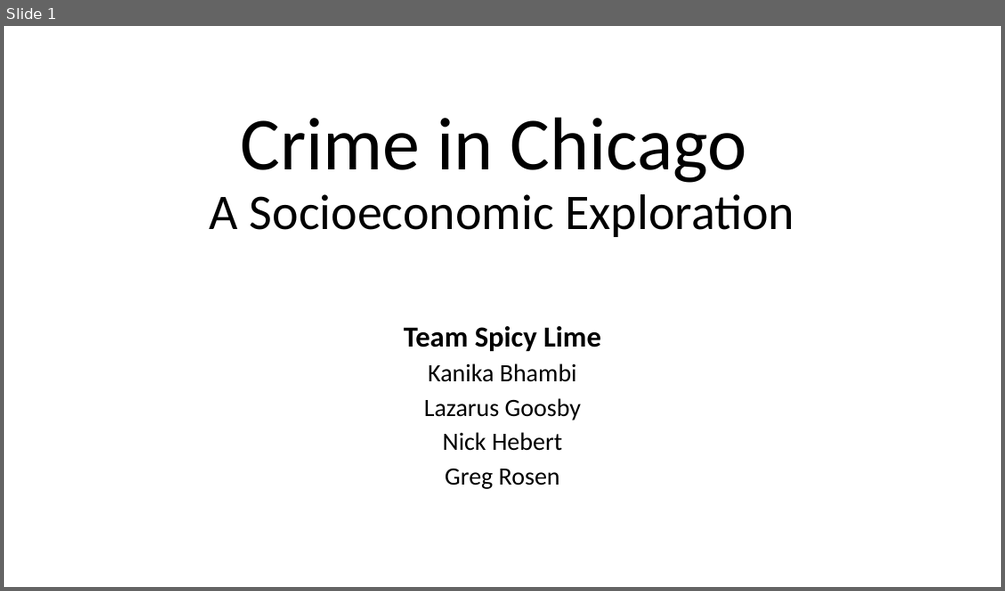
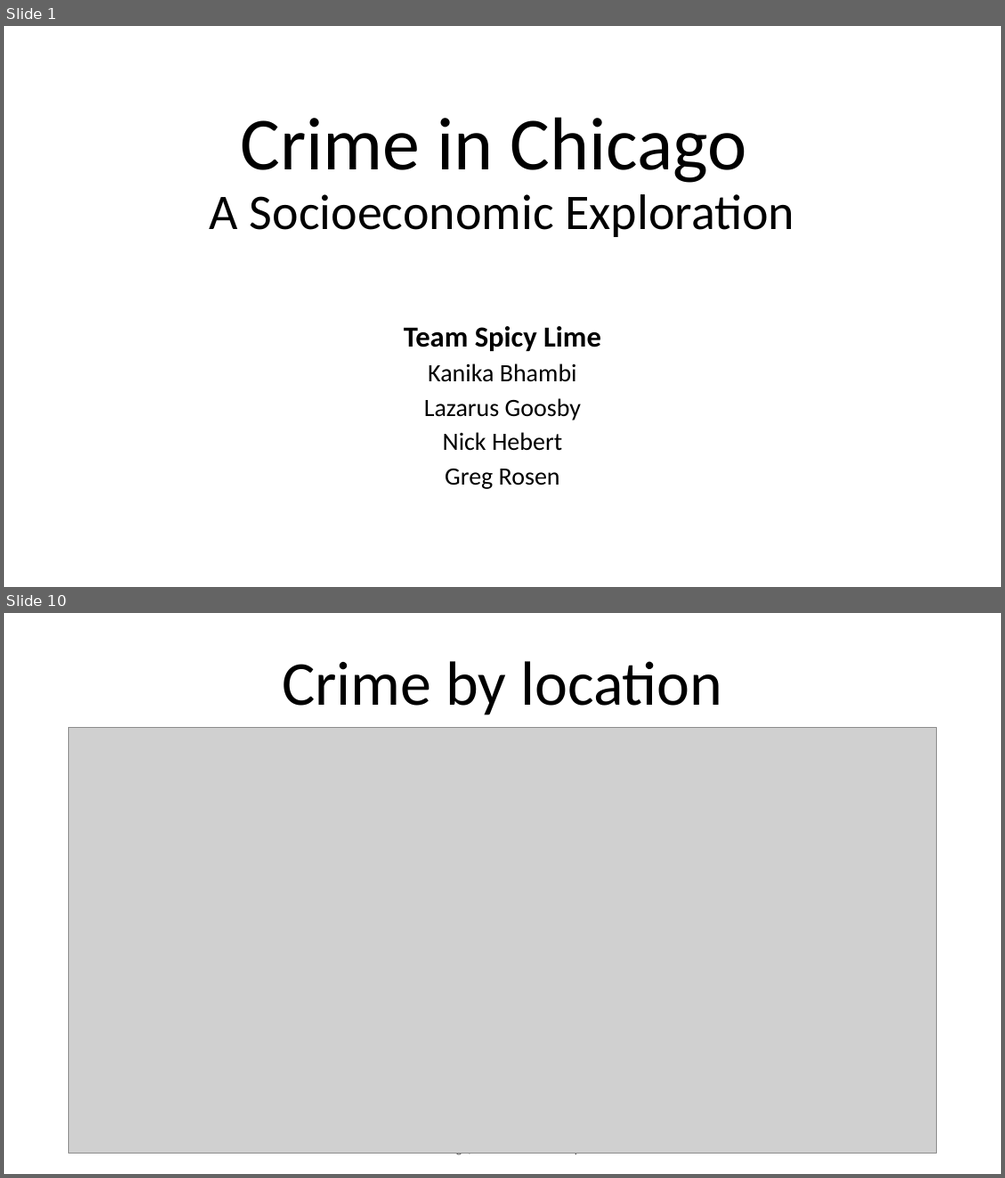
Before and after one commit to nhebert/Project, a slide deck: Crime in Chicago, A Socioeconomic Exploration.pptx. Shown one above the other, each under a label of ours: slide 1 before the commit, slides 1 and 10 after it; the slides between them are not shown. The pictures are 1005x591 and 1005x1178 pixels, drawn with LibreOffice and Linux fonts; fonts in the diff are those of the drawing; grey boxes stand for pictures; background and template pictures are left out. Boxes give left, top, right and bottom in pixels: in the first picture for what was removed or moved away, otherwise in the second. Text is boxed around its words. In the diff, an @@ line names an element or a change of style, - is before the commit and + after.

```diff
--- a/Crime in Chicago, A Socioeconomic Exploration.pptx
+++ b/Crime in Chicago, A Socioeconomic Exploration.pptx
@@ slide 10 added at box(4, 613, 1001, 1174), background picture (left out) @@
@@ text added at box(282, 661, 722, 715), 60 pt, text #000000 @@
+Crime by location
@@ picture added at box(69, 728, 937, 1153) @@
@@ text added at box(80, 1152, 121, 1156), 12 pt, text #404040 @@
+6/12/18
@@ text added at box(384, 1152, 620, 1156), 12 pt, text #404040 @@
+Crime in Chicago, A Socioeconomic Exploration
@@ page number added at box(912, 1152, 924, 1156), 12 pt, text #404040 @@
+10
```
Also in this commit, not shown: 4 slides changed, 6 other slides added, 8 other files.
